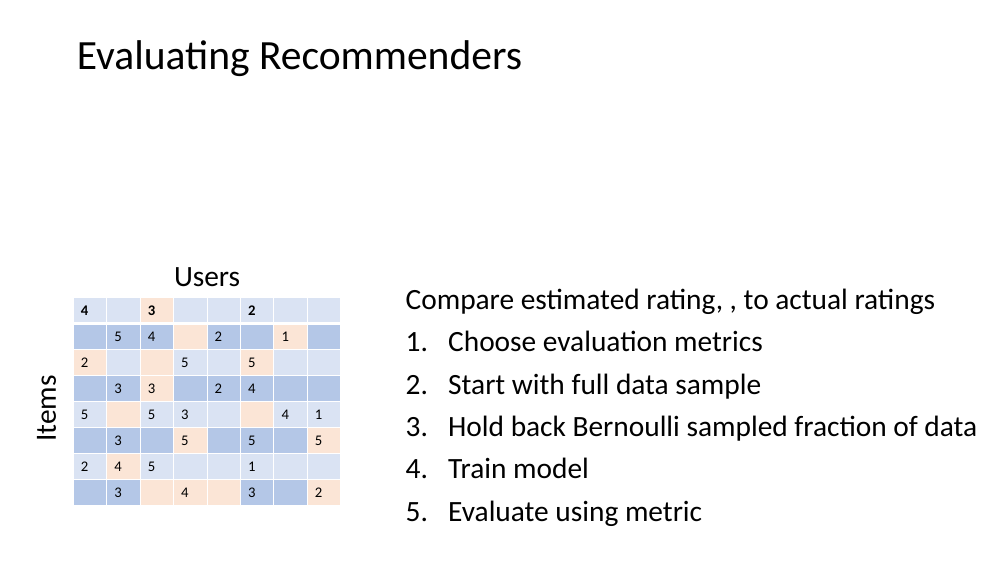
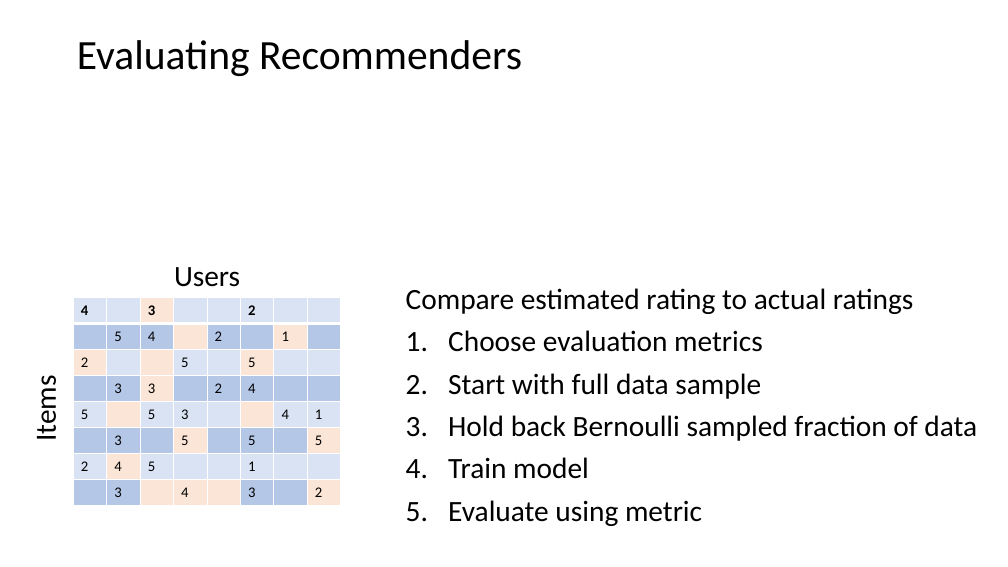
Before and after one commit to StephenElston/CSCI-E-108, a slide deck: slide 31 of slides/8_RecommenderSystems.pptx (slide 32 before the commit). Drawn at 1008x567 pixels with LibreOffice and Linux fonts; fonts in the diff are those of the drawing; grey boxes stand for pictures. Boxes give left, top, right and bottom in pixels: in the first picture for what was removed or moved away, otherwise in the second. Text is boxed around its words. In the diff, an @@ line names an element or a change of style, - is before the commit and + after.

Commit message:
Corrected typos in slides

```diff
--- a/slides/8_RecommenderSystems.pptx
+++ b/slides/8_RecommenderSystems.pptx
@@ text at (x1=406, y1=288, x2=914, y2=314): text changed @@
-Compare estimated rating, , to actual ratings
+Compare estimated rating to actual ratings
```
Also in this commit, not shown: 9 other slides changed, 1 slide removed.
